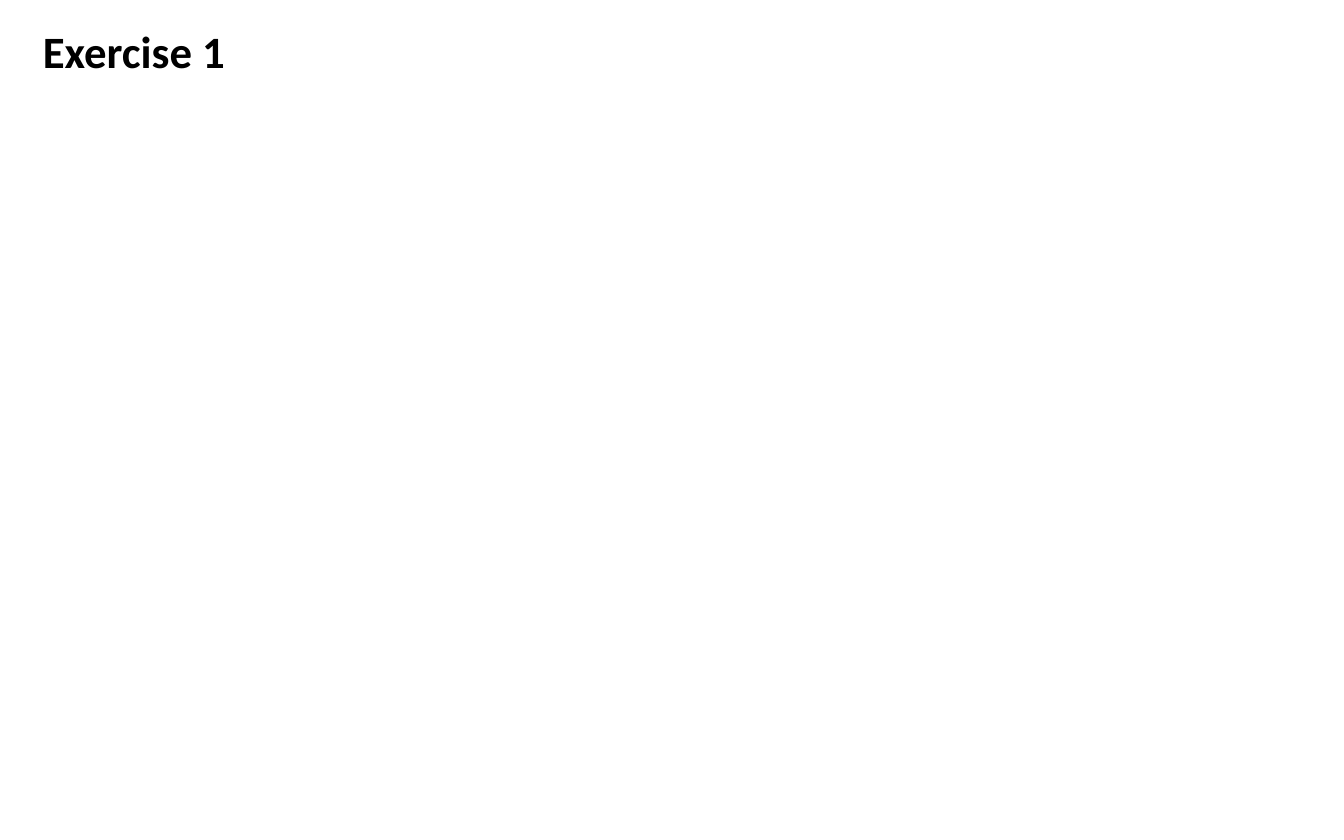
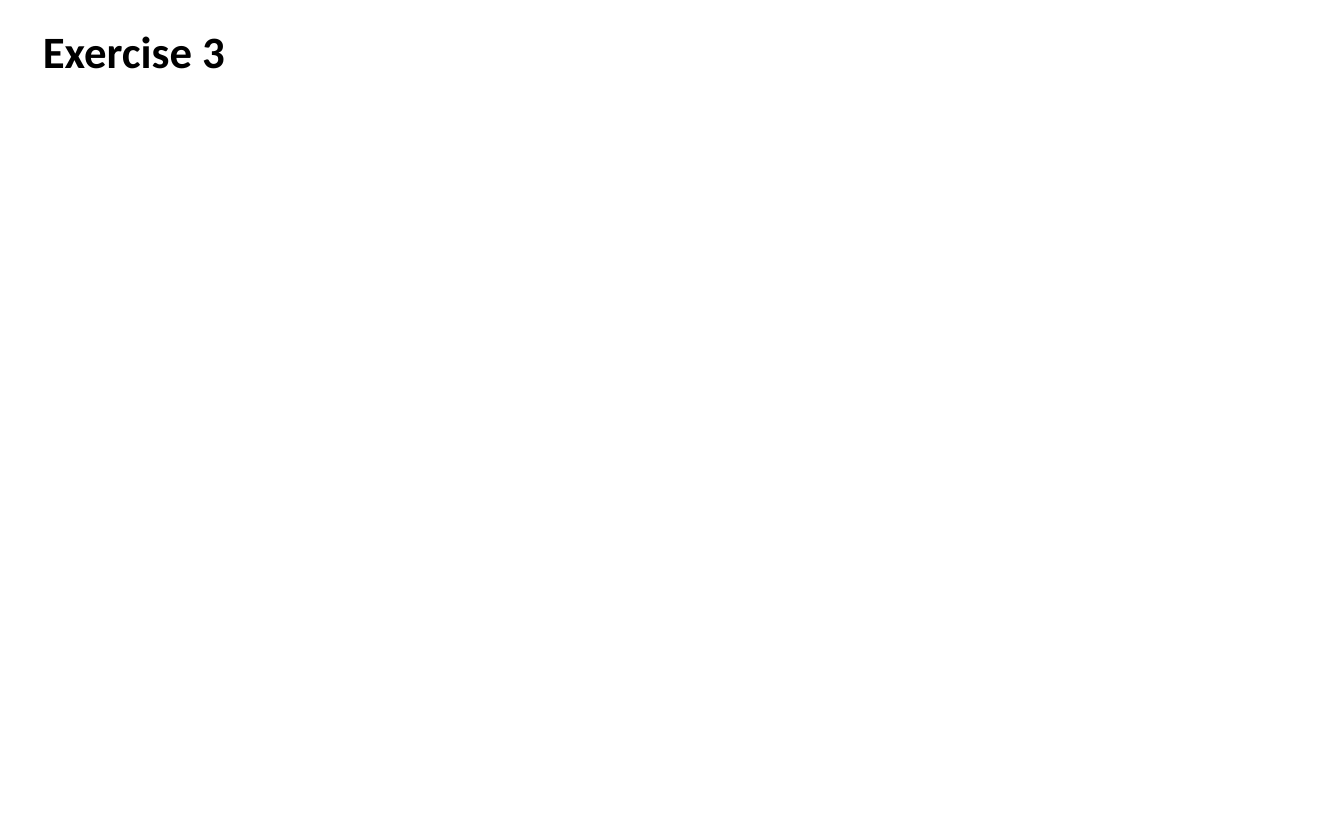
Before and after one commit to oliviergimenez/IPMworkshop, a slide deck: slide 19 of slides/multistatemodels_og.pptx. Drawn at 1344x840 pixels with LibreOffice and Linux fonts; fonts in the diff are those of the drawing. Boxes give left, top, right and bottom in pixels: in the first picture for what was removed or moved away, otherwise in the second. Text is boxed around its words. In the diff, an @@ line names an element or a change of style, - is before the commit and + after.

```diff
--- a/slides/multistatemodels_og.pptx
+++ b/slides/multistatemodels_og.pptx
@@ text at [43, 36, 225, 69]: text changed @@
-Exercise 1
+Exercise 3
```
Also in this commit, not shown: 3 other slides changed, 4 other files.
